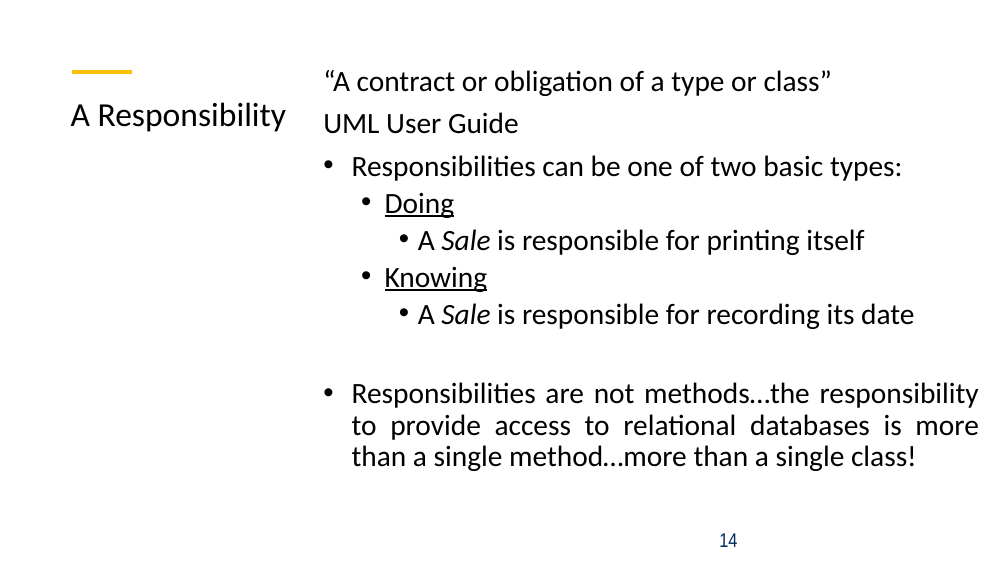
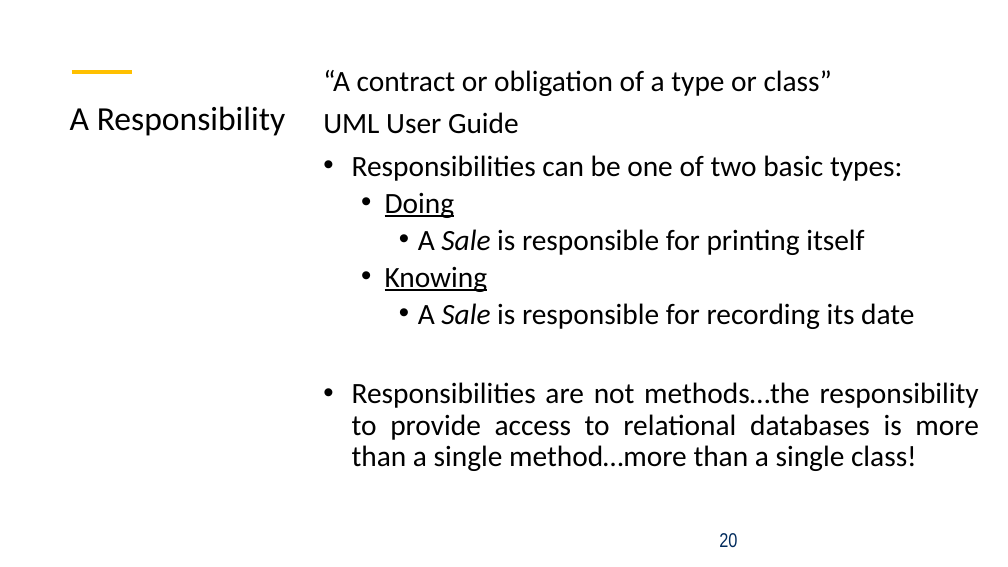
Before and after one commit to kthanasi-git/SW_Engineering, a slide deck: slide 20 of SOFTWARE ENGINEERING/SLIDES/7-Design Principles I.pptx (slide 14 before the commit). Drawn at 1008x567 pixels with LibreOffice and Linux fonts; fonts in the diff are those of the drawing. Boxes give left, top, right and bottom in pixels: in the first picture for what was removed or moved away, otherwise in the second. Text is boxed around its words. In the diff, an @@ line names an element or a change of style, - is before the commit and + after.

```diff
--- a/SOFTWARE ENGINEERING/SLIDES/7-Design Principles I.pptx
+++ b/SOFTWARE ENGINEERING/SLIDES/7-Design Principles I.pptx
@@ title "A Responsibility": place and size @@
-title "A Responsibility" at (71, 102, 286, 132)
+title "A Responsibility" at (70, 106, 285, 136)
@@ page number at (719, 533, 737, 548): text changed @@
-14
+20
```
Also in this commit, not shown: 3 other slides changed, 7 slides added, 20 other files.
